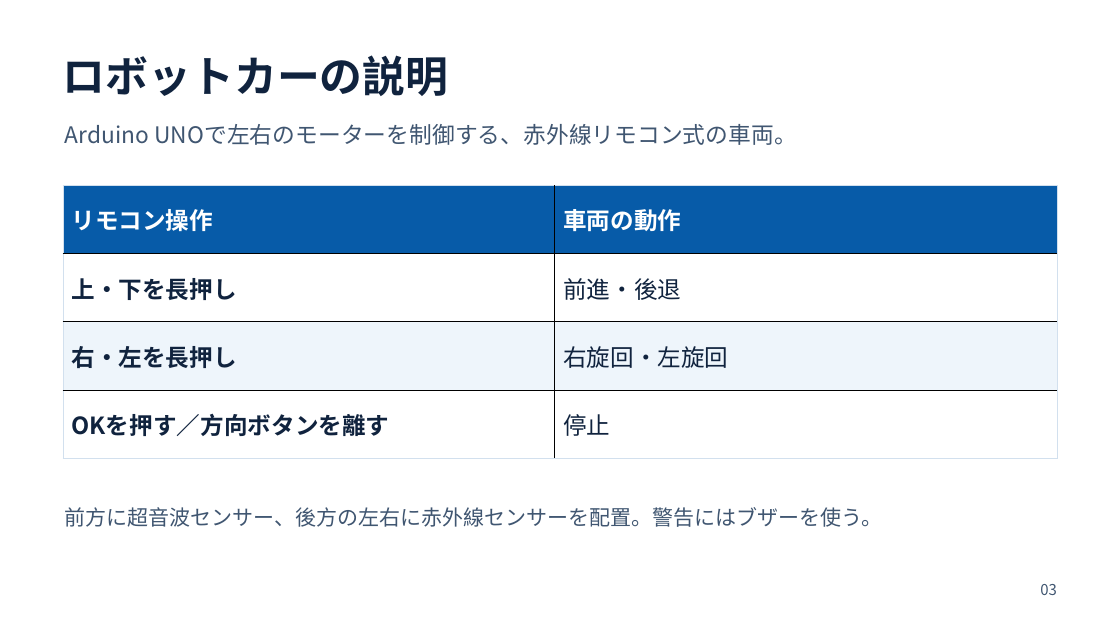
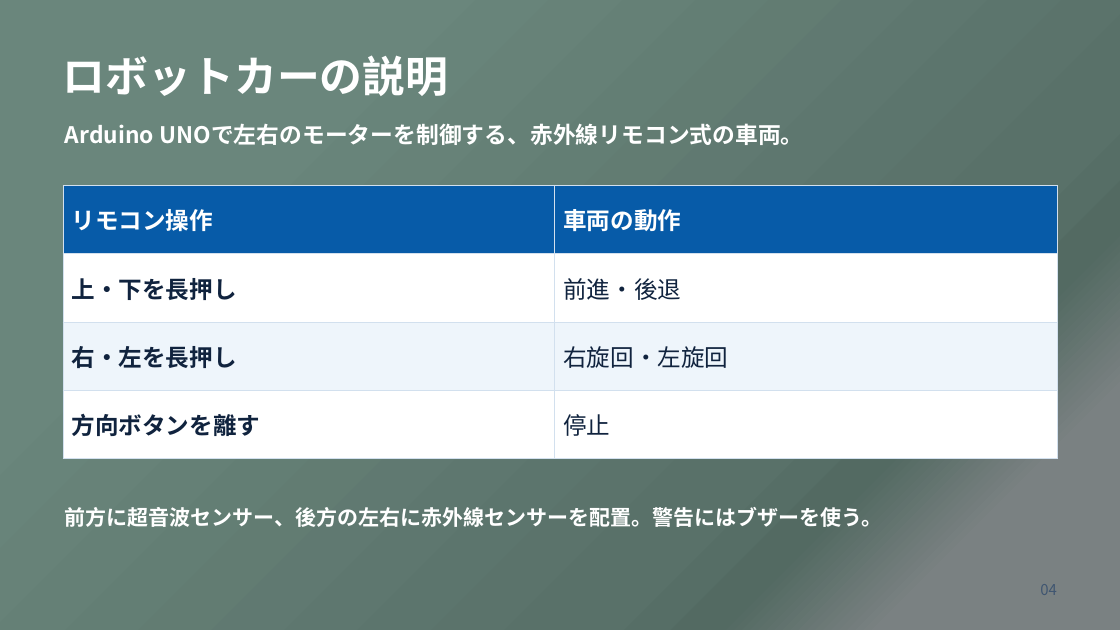
Before and after one commit to aaa1550/-, a slide deck: slide 4 of docs/files/OSOYOO_robot_car_presentation.pptx (slide 3 before the commit). Drawn at 1120x630 pixels with LibreOffice and Linux fonts; fonts in the diff are those of the drawing. Boxes give left, top, right and bottom in pixels: in the first picture for what was removed or moved away, otherwise in the second. Text is boxed around its words. In the diff, an @@ line names an element or a change of style, - is before the commit and + after.

Commit message:
Add theme, purpose and development challenge to latest presentation

```diff
--- a/docs/files/OSOYOO_robot_car_presentation.pptx
+++ b/docs/files/OSOYOO_robot_car_presentation.pptx
@@ background #FFFFFF to gradient #6A867C to #597169 to #536A62 to #7A8182 @@
@@ text "ロボットカーの説明" at bbox=[63, 55, 448, 96]: text colour #10233E to #FFFFFF @@
@@ text "Arduino UNOで左右のモーターを制御する、赤外線リモコン式の車両。" at bbox=[65, 123, 804, 145]: text colour #405671 to #FFFFFF, bold on @@
@@ table at bbox=[63, 186, 1057, 459] @@
-row 4, column 1: OKを押す／方向ボタンを離す
+row 4, column 1: 方向ボタンを離す
@@ borders changed @@
@@ text "前方に超音波センサー、後方の左右に赤外線センサーを配置。警告にはブザーを使う。" at bbox=[65, 507, 883, 527]: text colour #405671 to #FFFFFF, bold on @@
@@ text at bbox=[1040, 584, 1057, 595]: text changed @@
-03
+04
```
Also in this commit, not shown: 7 other slides changed, 2 slides added, 1 slide removed, 4 other files.
